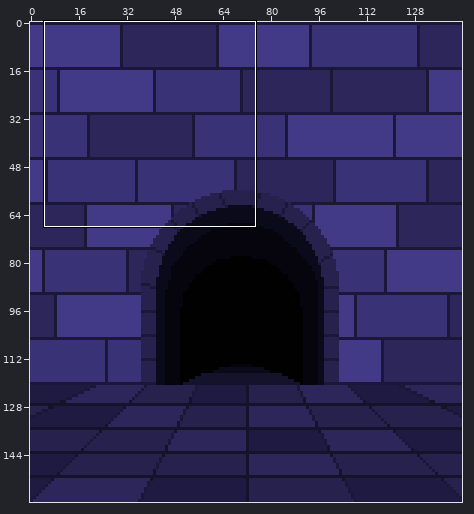
A sprite sheet gets an edit: sprites/menu/menu.png. The picture above shows the old version from afar; the outline marks the close-up.
Close-up. Before the edit:
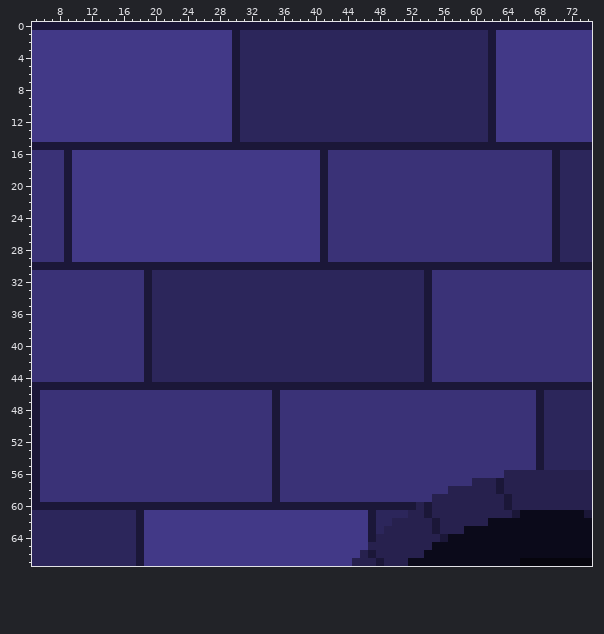
The file is 144x160 pixels. Colours within 5 levels of each other are drawn and written as one. Shown: x 5..74, y 0..67.
New version:
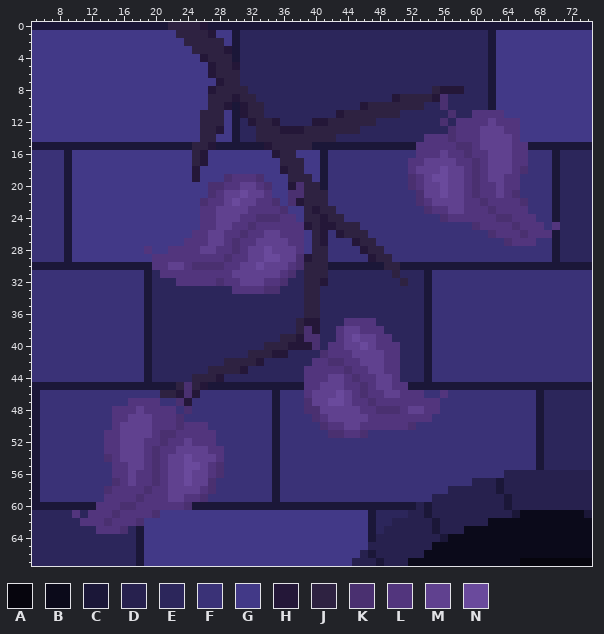
Palette (. is transparent): A #06050d  B #0b0a1a  C #1b1738  D #27214e  E #2c265b  F #3a3277  G #423987  H #241738  J #2e2241  K #4a3070  L #52357d  M #60418f  N #6a4a9c
Difference:
Changed rows in their new state; - is an unchanged pixel.
first column x 10:
 0 ------------JJJJH--------------------------------------------
 1 -------------JJJJH-------------------------------------------
 2 --------------JJJJJ------------------------------------------
 3 ---------------JJJJH-----------------------------------------
 4 ----------------HJJJ-----------------------------------------
 5 -----------------HJJH----------------------------------------
 6 -----------------HJJJ----------------------------------------
 7 ------------------HJJ----------------------------------------
 8 -----------------HJJJJ-----------------------JHHH------------
 9 -----------------JJJHJJ-----------------HJJJJHK--------------
10 -----------------JJH-HJJ------------HJJJJJJJ--K--------------
11 ----------------JJJ--HJJ---------HJJJJJJJ------K--LLLL-------
12 ----------------JJJ---HJJH----HHJJJJJJ--------K-LLLLMLLL-----
13 ----------------JJH----JJJHHHJJJJJJJ-----------KLLLMMMLL-----
14 ----------------JJ-----JJJJJJJJJJ-----------LLLKLLLMMMML-----
15 ---------------JJH------HJJJJJ-------------LLLLLKKLMMMMLL----
16 ---------------JH--------HJJ---------------LLLMLLKLLMMMLL----
17 ---------------JH---------JJJ-------------LLMMMMLLKLMMMLL----
18 ---------------H----------HJJ-------------LMMMNMMLKLMMMLK----
19 ---------------H---KLLLK---JJJ------------KLMNNMMLKLMMLL-----
20 -----------------KKLLMMLK--HKJJ-----------KLMMNMMLKLLMLL-----
21 -----------------KLMMNMML--KKJJJ-----------KMMNMMLKLLMLK-----
22 ----------------KLLMNMMLLK-KHJJJ-----------KLMMMMLLKLLLLK----
23 ----------------LLMMMMLLLLK--JHJJ-----------KLLMMLLLKLLLL----
24 ----------------LLMMMLLKKKLL-JJHJJ------------KLLLLLLKKLLL---
25 ----------------LLMMLLKLLLLLLHJHHJJJ--------------KLLLLKLLL-L
26 ---------------LLMMLLKLLMMLLL-JH-HJJJ---------------KLLLKLLL-
27 --------------LLLMMLKLLMMMMLL-JH---HJJ----------------KLLL---
28 ---------L--LLLLMMLLKLMMNMMML-JJ----HJJ----------------------
29 ----------LLLLLLLLLKLLMMNNMMKHJJ-----HJJ---------------------
30 ----------LLMMLKKKKLLMMNMMMLKJJJ-------JJ--------------------
31 -----------LLLLLLLLLMMMMMMLK-JJJ--------J--------------------
32 -------------LLLLLKLLMMMLLK--JJH---------J-------------------
33 --------------------LLLLKK---JJ------------------------------
34 -----------------------------JJ------------------------------
35 -----------------------------JJ------------------------------
36 -----------------------------JJ------------------------------
37 ----------------------------JHH---LLLL-----------------------
38 ----------------------------JKH--LMMLLL----------------------
39 --------------------------JJHKK--LMNMMLL---------------------
40 ------------------------JJJHHHK-LLMMNMLLL--------------------
41 ----------------------JJJHH----KLLLMMMMLL--------------------
42 -------------------JJJJH------LLKKLLMMMLL--------------------
43 -----------------JJJJH-------LLLLLKLLMMLL--------------------
44 ---------------JJJH----------LLLMMLKLLMML--------------------
45 -------------JKJH------------LLMMMLLKLMMLL-------------------
46 -----------JJHKH-------------LMMMNMLKLLMMLLL--L--------------
47 -------LLLL--KH--------------KMMNNMLLKLLLLLLLL---------------
48 -----LLLMLLLL-K--------------KKMMMMMLLKKKLMMLL---------------
49 -----LLMMMLLLK----------------KLMMMMMLLLLLLLL----------------
50 -----LMMMMLLLKLLL--------------KLLMMLLLLLLK------------------
51 ----LLMMMMLKKLLLLL--------------KKLLK------------------------
52 ----LLMMMLLKLLMLLL-------------------------------------------
53 ----LLMMMLKLLMMMMLL------------------------------------------
54 ----KLMMMLKLMMNMMML------------------------------------------
55 -----LLMMLKLMMNNMLK------------------------------------------
56 -----LLMLLKLMMNMMLK------------------------------------------
57 -----KLMLLKLMMNMMK-------------------------------------------
58 ----KLLLLKLLMMMMLK-------------------------------------------
59 ----LLLLKLLLMMLLK--------------------------------------------
60 ---LLLKKLLLLLLK----------------------------------------------
61 L-LLLKLLLLK--------------------------------------------------
62 -LLLKLLLK----------------------------------------------------
63 ---LLLK------------------------------------------------------
Changed places in both close-ups, as pixel boxes (x1, y1, x2, y2):
changed: (72, 22, 560, 534)
